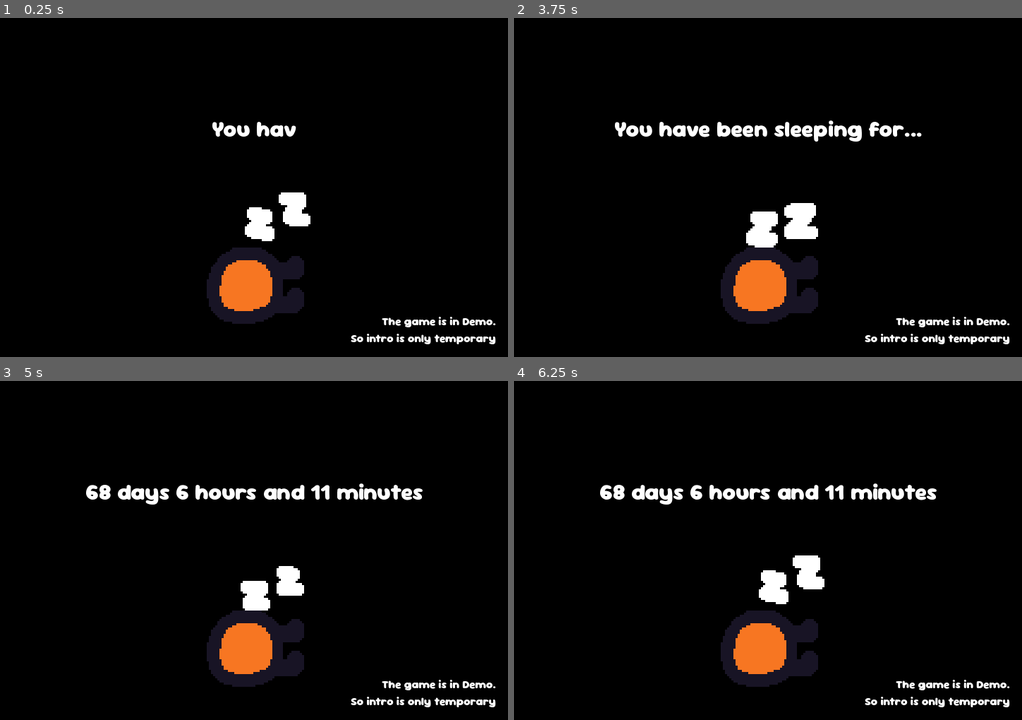
Above: before the commit, frames 1-4 (two rows, left to right).
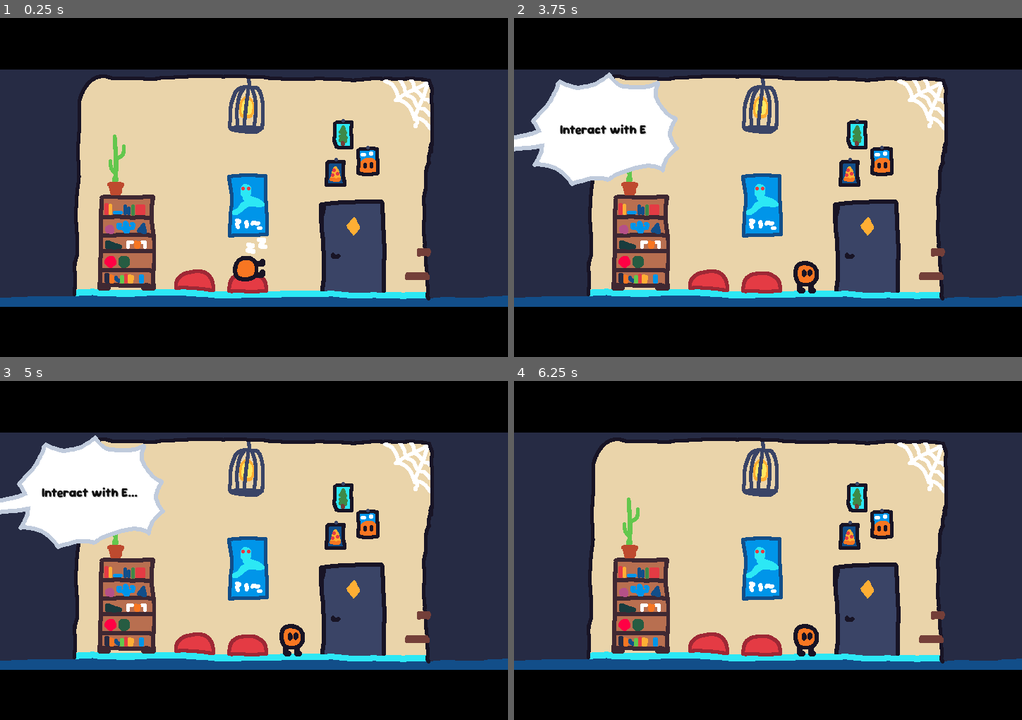
Above: after the commit, the same moments.

Repository: Jinrty/beest
Game: Godot game, scene res://scenes/main.tscn
The game is run twice, just before and just after one commit, with the same random seed, the same clock (stepped at 60 frames per second) and the same inputs. Before the commit the project starts from res://scenes/cinematic.tscn. The engine's default icon, where the game draws it, is replaced by a stand-in: a white triangle on a blue panel in a dark square.
Inputs (mouse positions are in pixels of both pictures, inside the frame that each line leads up to):
- Up to frame 1 (0.25 s): no input
- Up to frame 2 (3.75 s): tap Enter at 0.5 s; move the mouse to (879, 170) at 0.52 s; hold D (move_right) 0.53-2.03 s; tap E (interact) at 0.6, 1.55, 2.1, 3.05 s; click (879, 170) at 0.67 s; tap Space (jump) at 0.77, 1.52, 3.02 s; move the mouse to (666, 204) at 1.27 s; tap S (change_item) at 1.35 s; move the mouse to (818, 112) at 2.02 s; hold Left (move_left) 2.03-2.78 s; move the mouse to (742, 255) at 2.77 s; hold D (move_right) from 2.78 s (still down); tap Alt at 2.85 s; click (742, 255) at 2.92 s; move the mouse to (920, 238) at 3.52 s; tap Shift at 3.6 s
- Up to frame 3 (5 s): tap Space (jump) at 3.77, 4.52 s; tap E (interact) at 3.8, 4.35 s; move the mouse to (101, 499) at 4.27 s; release D (move_right) at 4.28 s; hold Left (move_left) from 4.28 s (still down)
- Up to frame 4 (6.25 s): move the mouse to (793, 550) at 5.02 s; release Left (move_left) at 5.03 s; hold D (move_right) 5.03-5.78 s; tap S (change_item) at 5.1 s; click (793, 550) at 5.17 s; tap E (interact) at 5.3, 5.85 s; move the mouse to (691, 465) at 5.77 s; hold Left (move_left) from 5.78 s (still down); tap Space (jump) at 6.02 s

The runs differ from the first frame. In frame 1, 71% of the frame differs, in the area x 0-100%, y 15-97%; in frame 2, 71%; in frame 3, 71%; in frame 4, 71%.

Commit message:
Intro
- Intro animation
- screen shake
- polish to animation??? idk how to call it

Diff:
--- a/code_gd/camera_2d.gd
+++ b/code_gd/camera_2d.gd
@@ -20,7 +20,16 @@
 var stop_l:bool = false
 var stop_n:bool = false
 
+var decay:float = 0.8
+var max_offset:Vector2 = Vector2(100, 75)
+var max_roll:float = 0.1
+var trauma:float = 0.0
+var trauma_power:int = 2
+
 func _physics_process(delta: float) -> void:
+	if trauma != 0:
+		trauma = max(trauma - decay * delta, 0)
+		shake()
 	if(move_x == true):
 		if(direction == "left" and player.velocity.x < 0):
 			if stop_l:
@@ -154,3 +163,20 @@
 	if(body.name == "Player"):
 		stop_n = false
 		pass
+
+
+func _ready() -> void:
+	randomize()
+
+func small_shake() -> void:
+	trauma = 0.2
+
+func shake() -> void:
+	var amount = pow(trauma, trauma_power)
+	rotation = max_roll * amount * randf_range(-1, 1)
+	offset.x = max_offset.x * amount * randf_range(-1, 1)
+	offset.y = max_offset.y * amount * randf_range(-1, 1)
+
+
+func _on_intro_loud() -> void:
+	small_shake()
--- /dev/null
+++ b/code_gd/intro_animation.gd
@@ -0,0 +1,55 @@
+extends Node2D
+
+var sleep_loop:int = 0
+
+signal finished_intro_animation
+signal remove
+signal loud
+
+func _ready() -> void:
+	$Intro.animation = "sleep"
+	$Intro.play()
+
+
+
+
+func say(text: String, speed: float = 50, wait:float = 2) -> void:
+	$LoudBuble.visible = true
+	$Text.visible = true
+	$Text.text = text
+
+	$Text.add_theme_font_size_override("font_size", 17)
+
+	for i in text.length() + 1:
+		$Text.visible_characters = i
+		await get_tree().create_timer(1 / speed).timeout
+
+
+func _on_intro_animation_finished() -> void:
+	if($Intro.animation == "wake"):
+		$Intro.visible = false
+		remove.emit()
+		return
+	sleep_loop += 1
+	if sleep_loop <= 3:
+		$Intro.animation = "sleep"
+		$Intro.play()
+	else:
+		say("Interact with E...")
+		loud.emit()
+		$Intro.animation = "wake"
+		$Intro.play()
+		await get_tree().create_timer(2.5).timeout #2.5
+		$Text.visible = false
+		$LoudBuble.visible = false
+		await get_tree().create_timer(1).timeout #2
+		say("Oh fuck! what's happening??!")
+		await get_tree().create_timer(2).timeout #2
+		finished_intro_animation.emit()
+
+		var tween:Tween = get_tree().create_tween()
+		tween.set_trans(Tween.TRANS_CIRC)
+		tween.tween_property($ColorRect, "position:y", $ColorRect.position.y - 80, 2)
+		tween.parallel().tween_property($ColorRect2, "position:y", $ColorRect2.position.y + 80, 2)
+		await tween.finished
+		queue_free()
--- a/code_gd/player.gd
+++ b/code_gd/player.gd
@@ -17,6 +17,11 @@
 var inventory:Array = ["Nothing"]
 var current_item:int = 0
 
+
+func _ready() -> void:
+	$Player_sprite.visible = false
+	can_move = false
+
 func take_input() -> void:
 	if (can_move == false):
 		return
@@ -186,3 +191,12 @@
 
 func _on_speach_timeout() -> void:
 	shut_up()
+
+
+func _on_node_2d_finished_intro_animation() -> void:
+	say("I better check that out")
+	can_move = true
+
+func _on_intro_remove() -> void:
+	$Player_sprite.visible = true
+	position = Vector2(1221, 411)
--- a/project.godot
+++ b/project.godot
@@ -11,7 +11,7 @@
 [application]
 
 config/name="Beest"
-run/main_scene="res://scenes/cinematic.tscn"
+run/main_scene="res://scenes/main.tscn"
 config/features=PackedStringArray("4.3", "GL Compatibility")
 config/icon="res://sprites/icon.svg"
 
@@ -23,6 +23,7 @@
 
 window/size/viewport_width=720
 window/size/viewport_height=480
+window/size/mode=3
 window/stretch/mode="viewport"
 window/stretch/aspect="expand"
 
--- a/scenes/main.tscn
+++ b/scenes/main.tscn
@@ -14,9 +14,13 @@
 [ext_resource type="PackedScene" uid="uid://ddumcdtfamlhq" path="res://scenes/door.tscn" id="12_lhcv3"]
 [ext_resource type="Texture2D" uid="uid://b3oilsvl1us7v" path="res://sprites/player room/door.png" id="13_risct"]
 [ext_resource type="Texture2D" uid="uid://cka4bqyjw4gwk" path="res://sprites/corridor/background.png" id="14_3rkdi"]
+[ext_resource type="Texture2D" uid="uid://bu0epowdklfl5" path="res://sprites/smth/loud buble.png" id="15_0ygip"]
+[ext_resource type="Texture2D" uid="uid://c58my30cwjwtx" path="res://sprites/player room/player-sheet-intro.png" id="15_gkucm"]
 [ext_resource type="Texture2D" uid="uid://dyc0533ntolc8" path="res://sprites/corridor/pictures.png" id="15_w5etq"]
+[ext_resource type="Script" path="res://code_gd/intro_animation.gd" id="16_23a8n"]
 [ext_resource type="Texture2D" uid="uid://dj3wlffolyd02" path="res://sprites/rand room/back.png" id="16_663yk"]
 [ext_resource type="Texture2D" uid="uid://dvbhkeli6u6cg" path="res://sprites/corridor/electrical_box.png" id="16_lamrd"]
+[ext_resource type="FontFile" uid="uid://bq0rbcthr4hc8" path="res://fonts/SourGummy-VariableFont_wdth,wght.ttf" id="17_35kwd"]
 [ext_resource type="Texture2D" uid="uid://cmirs32gucl0f" path="res://sprites/corridor/mop.png" id="17_wlbms"]
 [ext_resource type="Texture2D" uid="uid://bwwyl8ptwqn01" path="res://sprites/rand room/scream paint.png" id="18_4orle"]
 [ext_resource type="Texture2D" uid="uid://b35pdji4g7ijl" path="res://sprites/corridor/bucket.png" id="18_gg63r"]
@@ -135,32 +139,115 @@
 [sub_resource type="RectangleShape2D" id="RectangleShape2D_0bwka"]
 size = Vector2(682, 291)
 
-[sub_resource type="RectangleShape2D" id="RectangleShape2D_bmhjn"]
+[sub_resource type="RectangleShape2D" id="RectangleShape2D_5u2rm"]
 size = Vector2(79, 135)
 
-[sub_resource type="RectangleShape2D" id="RectangleShape2D_raxlh"]
+[sub_resource type="RectangleShape2D" id="RectangleShape2D_oiy8h"]
 size = Vector2(94, 19)
 
-[sub_resource type="RectangleShape2D" id="RectangleShape2D_j0rja"]
+[sub_resource type="RectangleShape2D" id="RectangleShape2D_daerv"]
 size = Vector2(35, 11)
 
-[sub_resource type="RectangleShape2D" id="RectangleShape2D_i42h8"]
+[sub_resource type="RectangleShape2D" id="RectangleShape2D_jths7"]
 size = Vector2(94, 19)
 
 [sub_resource type="RectangleShape2D" id="RectangleShape2D_qr3co"]
 size = Vector2(20, 10)
 
-[sub_resource type="RectangleShape2D" id="RectangleShape2D_dq86q"]
+[sub_resource type="RectangleShape2D" id="RectangleShape2D_pulgj"]
 size = Vector2(44, 67)
 
-[sub_resource type="RectangleShape2D" id="RectangleShape2D_fu42w"]
+[sub_resource type="RectangleShape2D" id="RectangleShape2D_fa45r"]
 size = Vector2(94, 19)
 
-[sub_resource type="RectangleShape2D" id="RectangleShape2D_yfv6j"]
+[sub_resource type="RectangleShape2D" id="RectangleShape2D_y07yo"]
 size = Vector2(48, 85)
 
-[sub_resource type="RectangleShape2D" id="RectangleShape2D_1m51c"]
+[sub_resource type="RectangleShape2D" id="RectangleShape2D_lduse"]
 size = Vector2(169.221, 234.305)
+
+[sub_resource type="AtlasTexture" id="AtlasTexture_xgpe3"]
+atlas = ExtResource("15_gkucm")
+region = Rect2(0, 0, 200, 120)
+
+[sub_resource type="AtlasTexture" id="AtlasTexture_qdblu"]
+atlas = ExtResource("15_gkucm")
+region = Rect2(200, 0, 200, 120)
+
+[sub_resource type="AtlasTexture" id="AtlasTexture_460u8"]
+atlas = ExtResource("15_gkucm")
+region = Rect2(400, 0, 200, 120)
+
+[sub_resource type="AtlasTexture" id="AtlasTexture_pdlvv"]
+atlas = ExtResource("15_gkucm")
+region = Rect2(600, 0, 200, 120)
+
+[sub_resource type="AtlasTexture" id="AtlasTexture_55h64"]
+atlas = ExtResource("15_gkucm")
+region = Rect2(800, 0, 200, 120)
+
+[sub_resource type="AtlasTexture" id="AtlasTexture_ra6pe"]
+atlas = ExtResource("15_gkucm")
+region = Rect2(1000, 0, 200, 120)
+
+[sub_resource type="AtlasTexture" id="AtlasTexture_pph22"]
+atlas = ExtResource("15_gkucm")
+region = Rect2(1200, 0, 200, 120)
+
+[sub_resource type="AtlasTexture" id="AtlasTexture_3gfkm"]
+atlas = ExtResource("15_gkucm")
+region = Rect2(1400, 0, 200, 120)
+
+[sub_resource type="AtlasTexture" id="AtlasTexture_2ocv5"]
+atlas = ExtResource("15_gkucm")
+region = Rect2(1600, 0, 200, 120)
+
+[sub_resource type="AtlasTexture" id="AtlasTexture_3b5iq"]
+atlas = ExtResource("15_gkucm")
+region = Rect2(1800, 0, 200, 120)
+
+[sub_resource type="SpriteFrames" id="SpriteFrames_jj8ts"]
+animations = [{
+"frames": [{
+"duration": 1.0,
+"texture": SubResource("AtlasTexture_xgpe3")
+}, {
+"duration": 1.0,
+"texture": SubResource("AtlasTexture_qdblu")
+}, {
+"duration": 1.0,
+"texture": SubResource("AtlasTexture_460u8")
+}, {
+"duration": 1.0,
+"texture": SubResource("AtlasTexture_pdlvv")
+}],
+"loop": false,
+"name": &"sleep",
+"speed": 5.0
+}, {
+"frames": [{
+"duration": 2.0,
+"texture": SubResource("AtlasTexture_55h64")
+}, {
+"duration": 1.0,
+"texture": SubResource("AtlasTexture_ra6pe")
+}, {
+"duration": 1.0,
+"texture": SubResource("AtlasTexture_pph22")
+}, {
+"duration": 1.0,
+"texture": SubResource("AtlasTexture_3gfkm")
+}, {
+"duration": 1.0,
+"texture": SubResource("AtlasTexture_2ocv5")
+}, {
+"duration": 2.0,
+"texture": SubResource("AtlasTexture_3b5iq")
+}],
+"loop": false,
+"name": &"wake",
+"speed": 10.0
+}]
 
 [sub_resource type="RectangleShape2D" id="RectangleShape2D_ropw1"]
 size = Vector2(499, 20)
@@ -1526,7 +1613,53 @@
 
 [node name="CollisionShape2D" parent="Player_room/Funky/Door player inside" index="1"]
 position = Vector2(2.17041, 19.5255)
-shape = SubResource("RectangleShape2D_1m51c")
+shape = SubResource("RectangleShape2D_lduse")
+
+[node name="Intro" type="Node2D" parent="Player_room"]
+script = ExtResource("16_23a8n")
+
+[node name="Intro" type="AnimatedSprite2D" parent="Player_room/Intro"]
+position = Vector2(138, 218)
+sprite_frames = SubResource("SpriteFrames_jj8ts")
+animation = &"wake"
+autoplay = "sleep"
+
+[node name="Text" type="Label" parent="Player_room/Intro"]
+visible = false
+z_index = 1
+offset_left = -184.0
+offset_top = -34.0
+offset_right = -30.0
+offset_bottom = 52.0
+theme_override_colors/font_color = Color(0.0687983, 0.0687983, 0.0687983, 1)
+theme_override_colors/font_shadow_color = Color(0.864675, 0.864675, 0.864675, 1)
+theme_override_fonts/font = ExtResource("17_35kwd")
+theme_override_font_sizes/font_size = 12
+text = "Someting"
+horizontal_alignment = 1
+vertical_alignment = 1
+autowrap_mode = 2
+visible_characters = 15
+visible_ratio = 1.875
+
+[node name="LoudBuble" type="Sprite2D" parent="Player_room/Intro"]
+visible = false
+position = Vector2(-165.5, 5.5)
+texture = ExtResource("15_0ygip")
+
+[node name="ColorRect2" type="ColorRect" parent="Player_room/Intro"]
+offset_left = -341.0
+offset_top = 259.0
+offset_right = 601.0
+offset_bottom = 368.0
+color = Color(0, 0, 0, 1)
+
+[node name="ColorRect" type="ColorRect" parent="Player_room/Intro"]
+offset_left = -327.0
+offset_top = -186.0
+offset_right = 598.0
+offset_bottom = -77.0
+color = Color(0, 0, 0, 1)
 
 [node name="Walls" type="StaticBody2D" parent="Player_room"]
 
@@ -2826,14 +2959,14 @@
 
 [node name="CollisionShape2D" parent="Reception/Purple Receptionist" index="1"]
 position = Vector2(-2.5, -50.5)
-shape = SubResource("RectangleShape2D_h4vrc")
+shape = SubResource("RectangleShape2D_mrfb7")
 
 [node name="DialogueComponent" parent="Reception/Purple Receptionist" instance=ExtResource("38_jtg42")]
 position = Vector2(-4, -126)
 lines = Array[ExtResource("38_uqjk0")]([SubResource("Resource_k70wp"), SubResource("Resource_tnm68"), SubResource("Reso …(262 unchanged characters)…
 
 [node name="Player" parent="." instance=ExtResource("26_74o7g")]
-position = Vector2(1224, 411)
+position = Vector2(1158, 411)
 
 [node name="Crowbar" parent="." instance=ExtResource("23_50ryk")]
 position = Vector2(638, 810)
@@ -2950,6 +3083,10 @@
 [connection signal="body_exited" from="Stinky stuff/Stop L" to="VerticalCamera" method="_on_stop_l_body_exited"]
 [connection signal="body_entered" from="Stinky stuff/Stop N" to="Rand_room/Camera2D" method="_on_stop_n_body_entered"]
 [connection signal="body_exited" from="Stinky stuff/Stop N" to="Rand_room/Camera2D" method="_on_stop_n_body_exited"]
+[connection signal="finished_intro_animation" from="Player_room/Intro" to="Player" method="_on_node_2d_finished_intro_animation"]
+[connection signal="loud" from="Player_room/Intro" to="Player_room/Camera2D" method="_on_intro_loud"]
+[connection signal="remove" from="Player_room/Intro" to="Player" method="_on_intro_remove"]
+[connection signal="animation_finished" from="Player_room/Intro/Intro" to="Player_room/Intro" method="_on_intro_animation_finished"]
 [connection signal="changed_item" from="Player" to="Gentleman_club/Pink Shortie" method="_on_player_changed_item"]
 
 [editable path="Player_room/Solid Decorations/Shelf"]
--- a/scenes/player.tscn
+++ b/scenes/player.tscn
@@ -120,8 +120,8 @@
 [node name="Player_sprite" type="AnimatedSprite2D" parent="."]
 texture_filter = 1
 sprite_frames = SubResource("SpriteFrames_swla6")
-animation = &"walk"
-autoplay = "walk"
+animation = &"standing"
+autoplay = "standing"
 
 [node name="Holded_item" type="Sprite2D" parent="."]
 
Not shown: 78 places in scenes/main.tscn that only renumber resources
Not shown: 2 places in scenes/pipe.tscn that only renumber resources
Binary file changed: sprites/player room/player room.png
Binary file added: sprites/player room/player-sheet-intro.png
Not shown, added: sprites/player room/player-sheet-intro.png.import
Binary file added: sprites/smth/loud buble.png
Not shown, added: sprites/smth/loud buble.png.import
